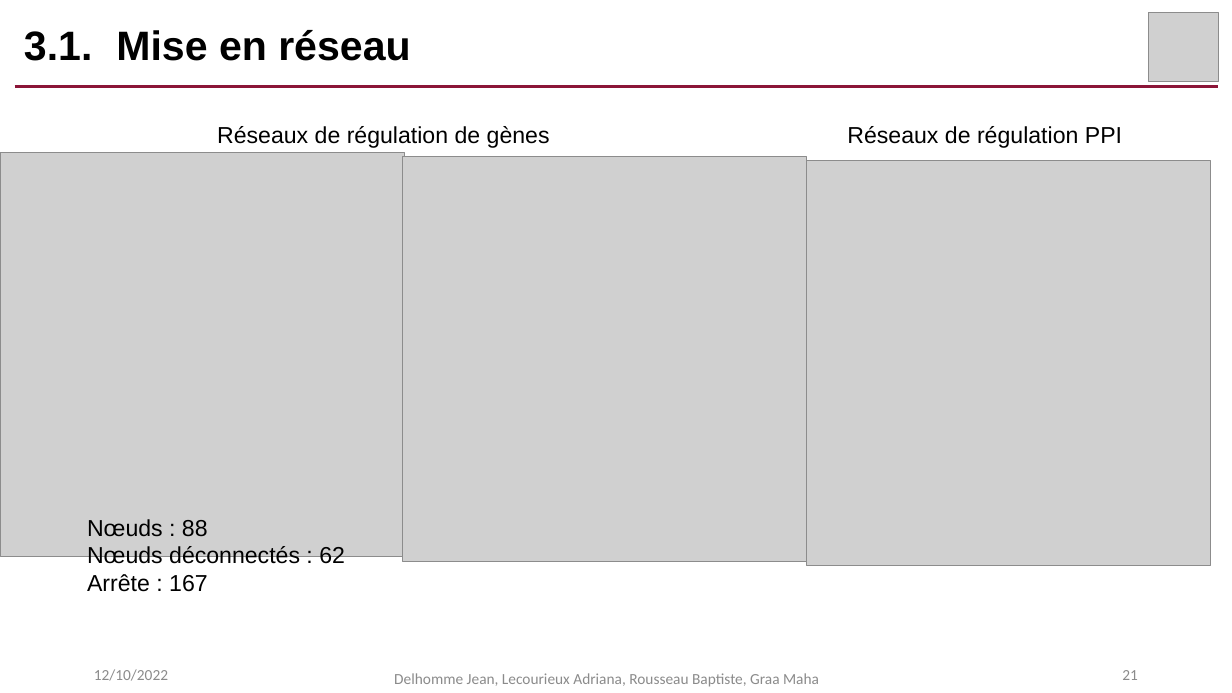
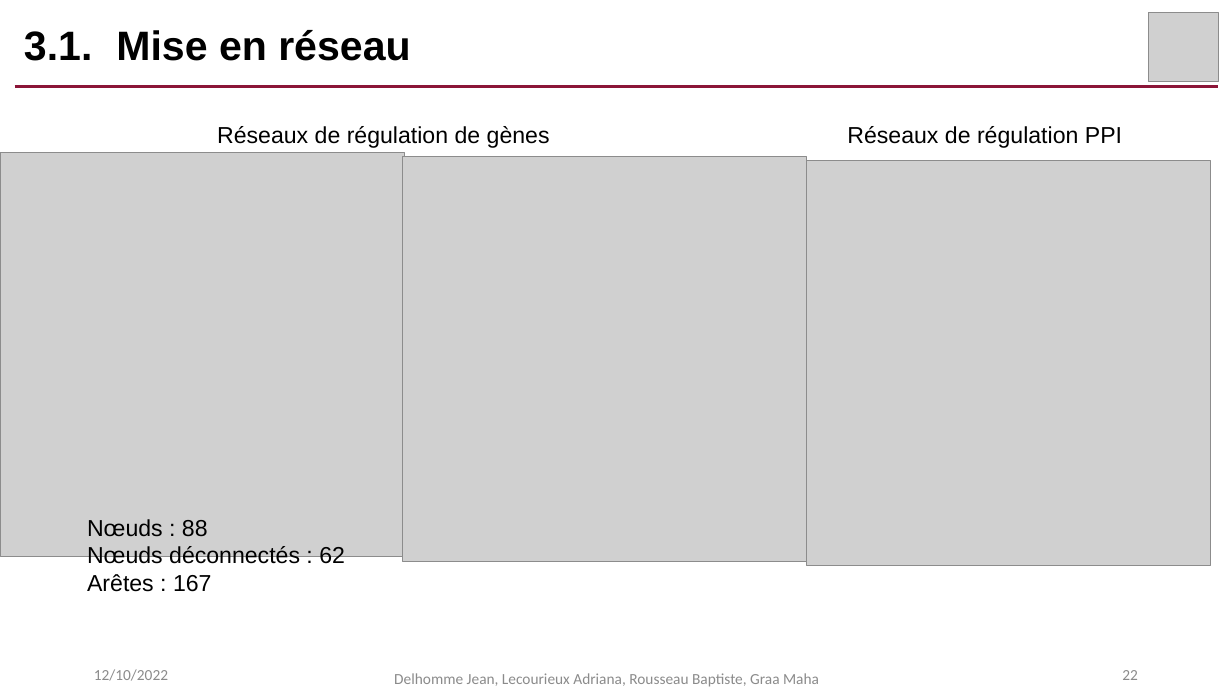
Before and after one commit to AdrianaLecourieux/multi_omics, a slide deck: slide 22 of presentation.pptx (slide 21 before the commit). Drawn at 1232x693 pixels with LibreOffice and Linux fonts; fonts in the diff are those of the drawing; grey boxes stand for pictures. Boxes give left, top, right and bottom in pixels: in the first picture for what was removed or moved away, otherwise in the second. Text is boxed around its words. In the diff, an @@ line names an element or a change of style, - is before the commit and + after.

```diff
--- a/presentation.pptx
+++ b/presentation.pptx
@@ text at (87, 574, 212, 592): text changed @@
-Arrête : 167
+Arêtes : 167
@@ page number at (1122, 670, 1138, 680): text changed @@
-21
+22
```
Also in this commit, not shown: 2 other slides changed, 1 slide added.
